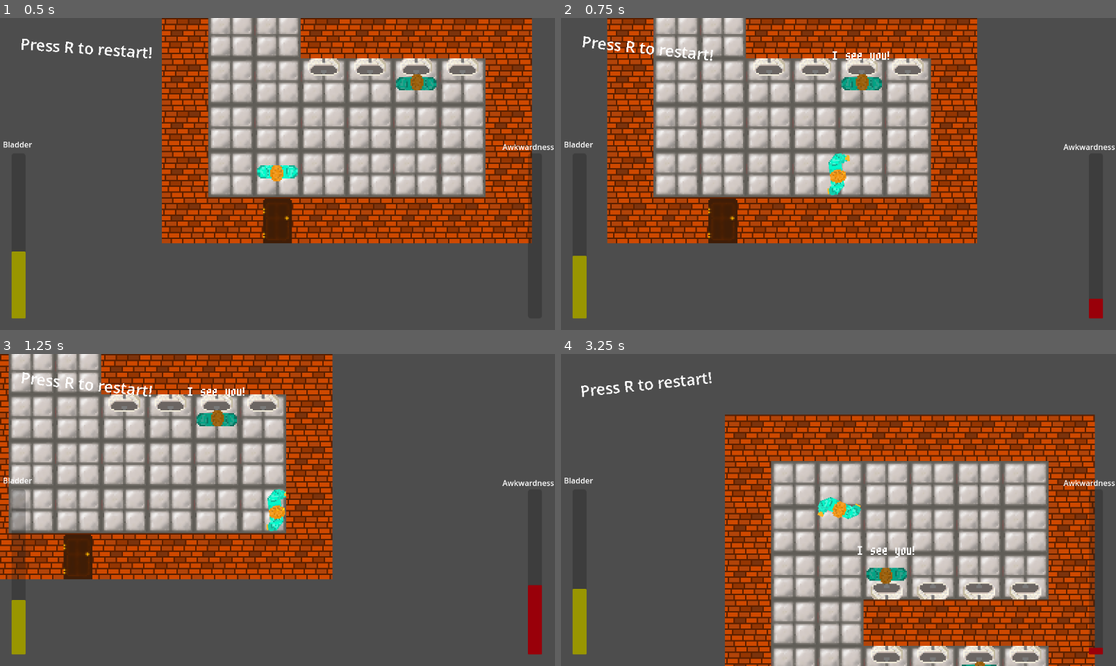
Above: before the commit, frames 1-4 (two rows, left to right).
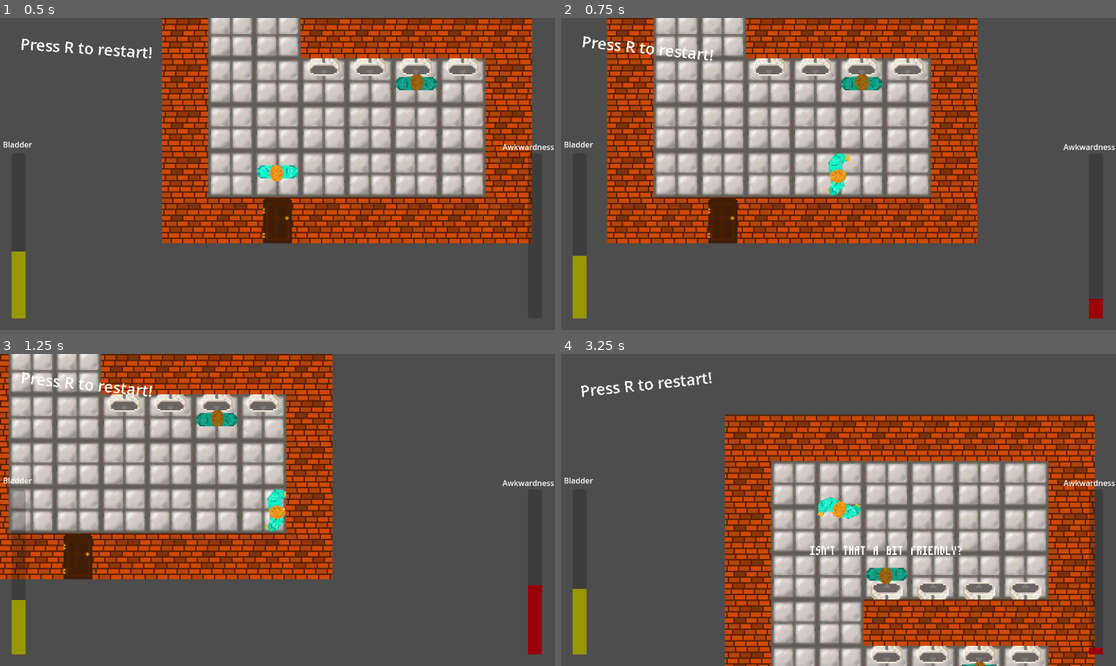
Above: after the commit, the same moments.

Repository: Jibby-Games/PizzaJam11
Game: Godot game, scene res://levels/level4.tscn
Two runs of this game, one before a commit and one after it. Both use one fixed random seed, a clock stepped at 60 frames per second and the inputs below. This scene is started directly instead of the project's main scene.
Inputs (mouse positions are in pixels of both pictures, inside the frame that each line leads up to):
- Up to frame 1 (0.5 s): no input
- Up to frame 2 (0.75 s): tap R (restart) at 0.5 s; move the mouse to (960, 158) at 0.52 s; press the mouse at (960, 158) at 0.53 s; hold D (right) from 0.53 s (still down)
- Up to frame 3 (1.25 s): keep holding D (right)
- Up to frame 4 (3.25 s): tap R (restart) at 1.25, 2, 2.75 s; move the mouse to (727, 525) at 1.27 s; release D (right) at 1.28 s; release the mouse at (727, 525) at 1.28 s; hold S (down) 1.28-2.03 s; click (727, 525) at 1.35 s; move the mouse to (894, 441) at 2.02 s; press the mouse at (894, 441) at 2.03 s; hold D (right) 2.03-2.78 s; move the mouse to (810, 572) at 2.77 s; release the mouse at (810, 572) at 2.78 s; hold W (up) from 2.78 s (still down); click (810, 572) at 2.85 s

Frame 1 is identical in both runs. In frame 2, 0.1% of the frame differs, in the area x 48-60%, y 10-15%; in frame 3, 0.1%; in frame 4, 0.4%, in the area x 44-73%, y 61-66%.

Commit message:
multiple npc lines

Diff:
--- a/objects/DialogueBox.tscn
+++ b/objects/DialogueBox.tscn
@@ -27,6 +27,7 @@
 label_settings = SubResource("LabelSettings_4qg0y")
 horizontal_alignment = 1
 vertical_alignment = 1
+uppercase = true
 
 [node name="Timer" type="Timer" parent="."]
 wait_time = 5.0
--- /dev/null
+++ b/objects/NPC.gd
@@ -0,0 +1,8 @@
+extends CharacterBody2D
+
+
+@export_multiline var entered_text_array: PackedStringArray = ["Occupied!", "Isn't that a bit friendly?"]
+@export var entered_text_random: bool = true
+
+@export_multiline var exited_text_array: PackedStringArray = ["*sigh*", "Thanks"]
+@export var exited_text_random: bool = true
--- a/objects/NPC.tscn
+++ b/objects/NPC.tscn
@@ -1,5 +1,6 @@
-[gd_scene load_steps=13 format=3 uid="uid://on4yxagsgs2j"]
+[gd_scene load_steps=14 format=3 uid="uid://on4yxagsgs2j"]
 
+[ext_resource type="Script" path="res://objects/NPC.gd" id="1_81hf6"]
 [ext_resource type="Texture2D" uid="uid://dq26rrq11nwmk" path="res://player/player.png" id="1_mmhbr"]
 [ext_resource type="Script" path="res://objects/NPCPissCollision.gd" id="2_q3qef"]
 [ext_resource type="Script" path="res://objects/NPCProximity.gd" id="3_pkomy"]
@@ -64,10 +65,11 @@
 radius = 14.0
 
 [sub_resource type="CircleShape2D" id="CircleShape2D_2ouwl"]
-radius = 64.0
+radius = 48.0
 
 [node name="NPC" type="CharacterBody2D"]
 z_index = 3
+script = ExtResource("1_81hf6")
 
 [node name="BodySpriteAnim" type="AnimatedSprite2D" parent="."]
 self_modulate = Color(0.65098, 0.65098, 0.65098, 1)
--- a/objects/NPCProximity.gd
+++ b/objects/NPCProximity.gd
@@ -1,9 +1,10 @@
 extends Area2D
 
+var DIALOGUE_SCENE = preload("res://objects/DialogueBox.tscn")
+var dialogue_instance
 
-var DIALOGUE_SCENE = preload("res://objects/DialogueBox.tscn")
-
-var dialogue_instance
+var num_entered = 0
+var num_exited = 0
 
 # Called when the node enters the scene tree for the first time.
 func _ready():
@@ -28,9 +29,29 @@
 	get_parent().get_parent().add_child(dialogue_instance)
 
 
+func get_rand_element(array: PackedStringArray) -> String:
+	return array[randi() % array.size()]
+
+
 func _on_body_entered(body):
-	set_text("I see you!")
+	var options = get_parent().entered_text_array
+	var this_text = ""
+	if get_parent().entered_text_random:
+		this_text = get_rand_element(options)
+	else:
+		this_text = options[num_entered % len(options)]
+
+	set_text(this_text)
+	num_entered += 1
 
 
 func _on_body_exited(body):
-	set_text("Where did you go?")
+	var options = get_parent().exited_text_array
+	var this_text = ""
+	if get_parent().exited_text_random:
+		this_text = get_rand_element(options)
+	else:
+		this_text = options[num_exited % len(options)]
+
+	set_text(this_text)
+	num_exited += 1
--- a/objects/occupied_urinal.tscn
+++ b/objects/occupied_urinal.tscn
@@ -7,3 +7,5 @@
 
 [node name="UrinalOccupant" parent="." index="6" instance=ExtResource("2_ck7mt")]
 rotation = -1.57079
+entered_text_array = ["Occupied!", "Isn't that a bit friendly?"]
+exited_text_array = ["*sigh*", "Thanks"]
